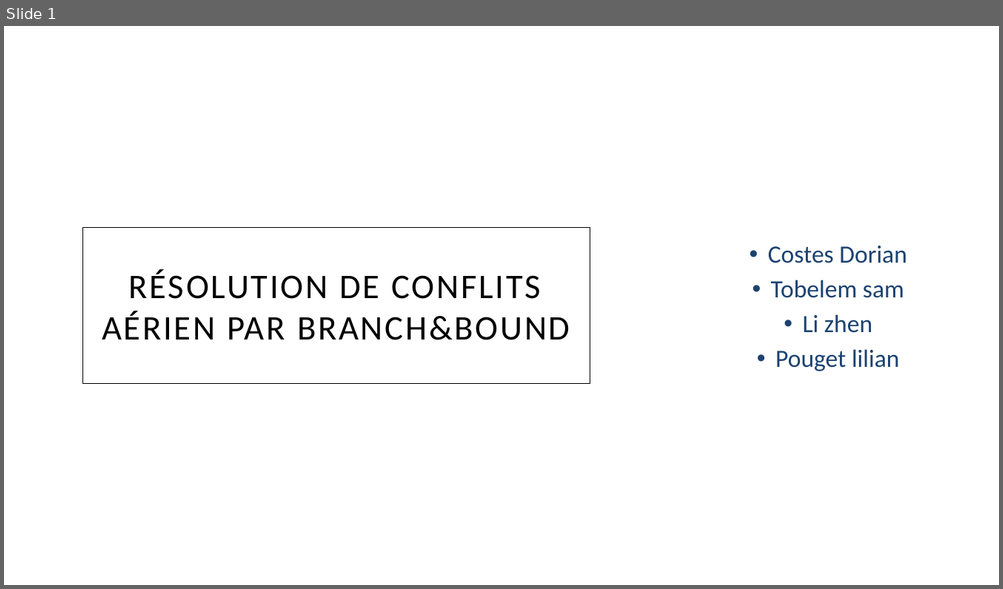
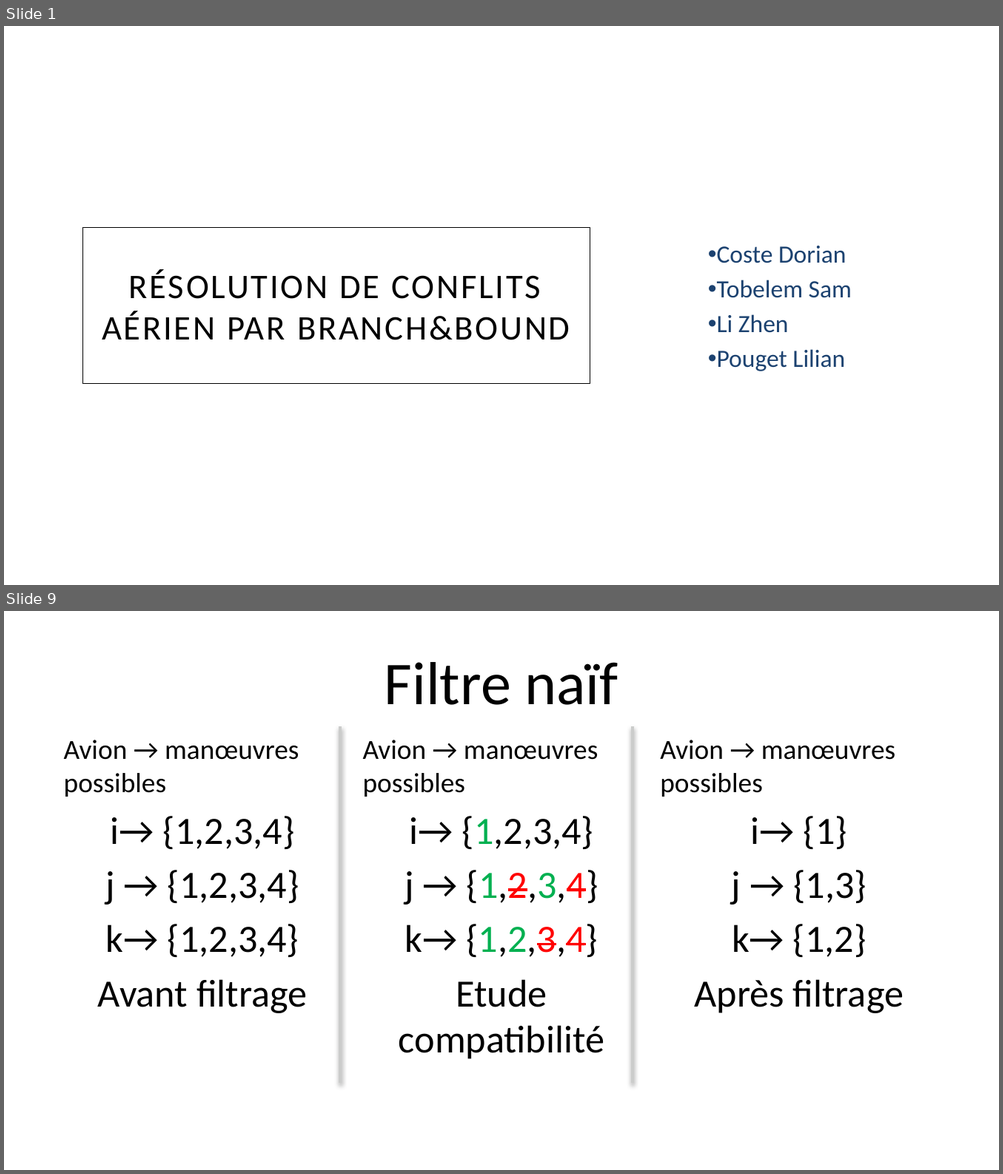
Before and after one commit to doriancoste/conflicts_resolution, a slide deck: template.pptx. Shown one above the other, each under a label of ours: slide 1 before the commit, slides 1 and 9 after it; the slides between them are not shown. The pictures are 1003x589 and 1003x1174 pixels, drawn with LibreOffice and Linux fonts; fonts in the diff are those of the drawing; background and template pictures are left out. Boxes give left, top, right and bottom in pixels: in the first picture for what was removed or moved away, otherwise in the second. Text is boxed around its words. In the diff, an @@ line names an element or a change of style, - is before the commit and + after.

```diff
--- a/template.pptx
+++ b/template.pptx
@@ slide 9 added at (x1=4, y1=611, x2=999, y2=1170), background picture (left out) @@
@@ title added at (x1=384, y1=662, x2=617, y2=705), 44 pt, text #000000 @@
+Filtre naïf
@@ text added at (x1=64, y1=740, x2=307, y2=1014), 28 pt, text #000000 @@
+Avion → manœuvres possibles
+i→ {1,2,3,4}
+j → {1,2,3,4}
+k→ {1,2,3,4}
+Avant filtrage
@@ line added from (340, 726) to (340, 1083), #CBCCCB 2 pt @@
@@ text added at (x1=363, y1=740, x2=604, y2=1059), 28 pt, text #000000 @@
+Avion → manœuvres possibles
+i→ {1,2,3,4}
+j → {1,2,3,4}
+k→ {1,2,3,4}
+Etude compatibilité
@@ line added from (632, 726) to (632, 1083), #CBCCCB 2 pt @@
@@ text added at (x1=660, y1=740, x2=903, y2=1014), 28 pt, text #000000 @@
+Avion → manœuvres possibles
+i→ {1}
+j → {1,3}
+k→ {1,2}
+Après filtrage
@@ slide 1 changed as well @@
@@ subtitle at (x1=717, y1=246, x2=851, y2=372): text changed @@
-• Costes Dorian
-• Tobelem sam
-• Li zhen
-• Pouget lilian
+• Coste Dorian
+• Tobelem Sam
+• Li Zhen
+• Pouget Lilian
```
Also in this commit, not shown: 2 other slides changed, 13 other slides added, 5 slides removed, 2 other files.
